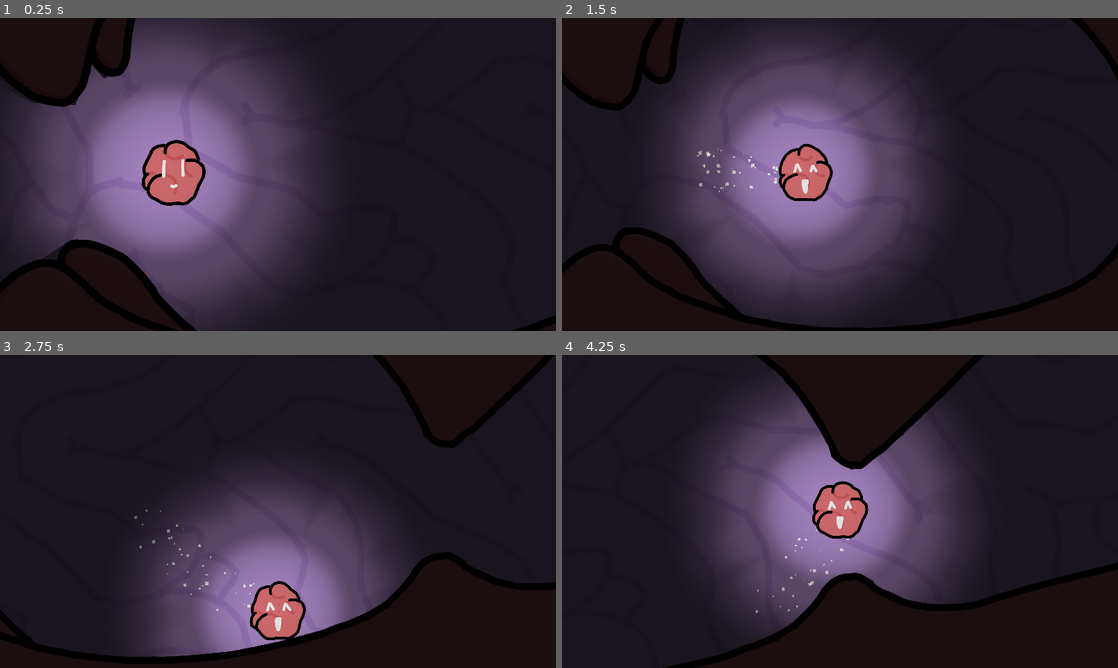
Above: before the commit, frames 1-4 (two rows, left to right).
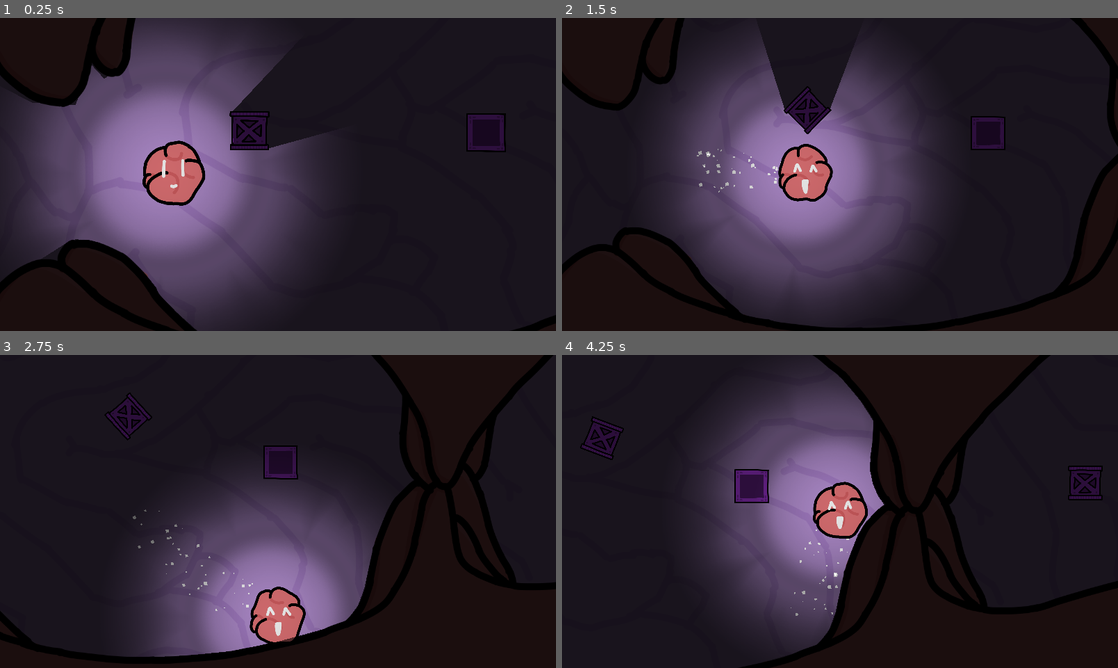
Above: after the commit, the same moments.

Repository: Rikougo/mood_agent
Game: Godot game, scene res://scenes/Levels/Occipital.tscn
Two runs of this game, one before a commit and one after it. Both use one fixed random seed, a clock stepped at 60 frames per second and the inputs below. This scene is started directly instead of the project's main scene.
Inputs:
- Up to frame 1 (0.25 s): no input
- Up to frame 2 (1.5 s): tap Enter (ui_accept) at 0.5, 0.77 s; hold Right (ui_right) 0.53-1.28 s; hold Space (ui_select) 0.53-1.28 s; hold Down (ui_down) from 1.28 s (still down); tap Space (ui_select) at 1.35 s
- Up to frame 3 (2.75 s): tap Enter (ui_accept) at 1.52 s; release Down (ui_down) at 2.03 s; hold Right (ui_right) from 2.03 s (still down); hold Space (ui_select) from 2.03 s (still down)
- Up to frame 4 (4.25 s): release Right (ui_right) at 2.78 s; release Space (ui_select) at 2.78 s; hold Up (ui_up) 2.78-3.53 s; tap Space (ui_select) at 2.85 s; tap Enter (ui_accept) at 3.02, 3.77 s; hold Left (ui_left) from 3.53 s (still down); hold Space (ui_select) from 3.53 s (still down)

The runs differ from the first frame. In frame 1, 3.4% of the frame differs, in the area x 25-91%, y 14-60%; in frame 2, 4.6%; in frame 3, 6.9%; in frame 4, 21%, in the area x 3-100%, y 0-100%.

Commit message:
Level one done

Diff:
--- /dev/null
+++ b/scenes/Components/ColorGathering/BlackHole.tscn
@@ -0,0 +1,27 @@
+[gd_scene load_steps=5 format=2]
+
+[ext_resource path="res://scripts/Components/ColorGathering/BlackHole.gd" type="Script" id=1]
+[ext_resource path="res://assets/sprites/props/slot.png" type="Texture" id=2]
+[ext_resource path="res://assets/sprites/props/trap.png" type="Texture" id=3]
+
+[sub_resource type="RectangleShape2D" id=1]
+extents = Vector2( 94.22, 92.34 )
+
+[node name="WrongHole" type="Area2D"]
+script = ExtResource( 1 )
+__meta__ = {
+"_edit_group_": true
+}
+color = 0
+
+[node name="reveal" type="Sprite" parent="."]
+scale = Vector2( 0.5, 0.5 )
+texture = ExtResource( 2 )
+
+[node name="sprite" type="Sprite" parent="."]
+visible = false
+scale = Vector2( 0.5, 0.5 )
+texture = ExtResource( 3 )
+
+[node name="CollisionShape2D" type="CollisionShape2D" parent="."]
+shape = SubResource( 1 )
--- /dev/null
+++ b/scenes/Components/ColorGathering/CBlock.tscn
@@ -0,0 +1,28 @@
+[gd_scene load_steps=5 format=2]
+
+[ext_resource path="res://scripts/Components/ColorGathering/CBlock.gd" type="Script" id=1]
+[ext_resource path="res://assets/sprites/props/crate.png" type="Texture" id=2]
+
+[sub_resource type="RectangleShape2D" id=1]
+extents = Vector2( 85.4685, 91.1723 )
+
+[sub_resource type="OccluderPolygon2D" id=2]
+polygon = PoolVector2Array( -91.0006, -76.4489, -82.6606, -76.5675, -80.6746, 68.0192, -80.6746, 75.9635, -89.4133, 75.9635, -89.4133, 91.455, 90.9871, 91.0097, 91.335, 75.7, 80.8966, 76.048, 84.2049, -66.1383, 84.5459, -73.1295, 94.2654, -73.2147, 94.2654, -91.0337, -90.637, -90.2341 )
+
+[node name="CBlock" type="RigidBody2D"]
+gravity_scale = 0.0
+script = ExtResource( 1 )
+__meta__ = {
+"_edit_group_": true
+}
+
+[node name="Sprite" type="Sprite" parent="."]
+position = Vector2( -3.8, -10.18 )
+scale = Vector2( 0.5, 0.5 )
+texture = ExtResource( 2 )
+
+[node name="CollisionShape2D" type="CollisionShape2D" parent="."]
+shape = SubResource( 1 )
+
+[node name="LightOccluder2D" type="LightOccluder2D" parent="."]
+occluder = SubResource( 2 )
--- /dev/null
+++ b/scenes/Components/ColorGathering/CHole.tscn
@@ -0,0 +1,21 @@
+[gd_scene load_steps=4 format=2]
+
+[ext_resource path="res://scripts/Components/ColorGathering/CHole.gd" type="Script" id=1]
+[ext_resource path="res://assets/sprites/props/slot.png" type="Texture" id=2]
+
+[sub_resource type="RectangleShape2D" id=1]
+extents = Vector2( 96.1965, 96.0763 )
+
+[node name="GoodHole" type="Area2D"]
+script = ExtResource( 1 )
+__meta__ = {
+"_edit_group_": true
+}
+
+[node name="Sprite" type="Sprite" parent="."]
+position = Vector2( 2.9, -1.04 )
+scale = Vector2( 0.5, 0.5 )
+texture = ExtResource( 2 )
+
+[node name="CollisionShape2D" type="CollisionShape2D" parent="."]
+shape = SubResource( 1 )
--- a/scenes/Components/Player.tscn
+++ b/scenes/Components/Player.tscn
@@ -76,20 +76,20 @@
 "name": "idle",
 "speed": 12.0
 }, {
+"frames": [ ExtResource( 30 ), ExtResource( 31 ), ExtResource( 32 ), ExtResource( 33 ), ExtResource( 34 ), ExtResource( 35 ), ExtResource( 36 ), ExtResource( 37 ), ExtResource( 38 ), ExtResource( 39 ), ExtResource( 40 ), ExtResource( 41 ), ExtResource( 42 ) ],
+"loop": true,
+"name": "swimming",
+"speed": 12.0
+}, {
 "frames": [ ExtResource( 27 ), ExtResource( 28 ), ExtResource( 29 ) ],
 "loop": true,
 "name": "starting",
 "speed": 12.0
-}, {
-"frames": [ ExtResource( 30 ), ExtResource( 31 ), ExtResource( 32 ), ExtResource( 33 ), ExtResource( 34 ), ExtResource( 35 ), ExtResource( 36 ), ExtResource( 37 ), ExtResource( 38 ), ExtResource( 39 ), ExtResource( 40 ), ExtResource( 41 ), ExtResource( 42 ) ],
-"loop": true,
-"name": "swimming",
-"speed": 12.0
 } ]
 
 [sub_resource type="CapsuleShape2D" id=4]
-radius = 155.227
-height = 44.9634
+radius = 130.491
+height = 38.8914
 
 [sub_resource type="SpriteFrames" id=5]
 animations = [ {
@@ -133,7 +133,7 @@
 position = Vector2( 0, -12.3033 )
 frames = SubResource( 2 )
 animation = "base"
-frame = 9
+frame = 10
 playing = true
 __meta__ = {
 "_edit_lock_": true
@@ -143,7 +143,7 @@
 position = Vector2( 0, -12.3033 )
 frames = SubResource( 3 )
 animation = "swimming"
-frame = 12
+frame = 10
 playing = true
 __meta__ = {
 "_edit_lock_": true
@@ -156,7 +156,6 @@
 }
 
 [node name="Top_pop_up" type="Node2D" parent="."]
-editor/display_folded = true
 visible = false
 __meta__ = {
 "_edit_lock_": true
@@ -194,7 +193,6 @@
 }
 
 [node name="Color_Menu" type="Node2D" parent="."]
-editor/display_folded = true
 visible = false
 
 [node name="C_up" type="Sprite" parent="Color_Menu"]
--- a/scenes/Levels/Occipital.tscn
+++ b/scenes/Levels/Occipital.tscn
@@ -26,6 +26,9 @@
 [ext_resource path="res://assets/sprites/zones/occipital/occipital0014.png" type="Texture" id=24]
 [ext_resource path="res://assets/sprites/zones/occipital/occipital0016.png" type="Texture" id=25]
 [ext_resource path="res://scripts/Scenes/Occipital.gd" type="Script" id=26]
+[ext_resource path="res://scenes/Components/ColorGathering/BlackHole.tscn" type="PackedScene" id=27]
+[ext_resource path="res://scenes/Components/ColorGathering/CBlock.tscn" type="PackedScene" id=28]
+[ext_resource path="res://scenes/Components/ColorGathering/CHole.tscn" type="PackedScene" id=29]
 
 [sub_resource type="SpriteFrames" id=2]
 animations = [ {
@@ -92,6 +95,9 @@
 [node name="background" type="Sprite" parent="Structures"]
 scale = Vector2( 2.5, 2.5 )
 texture = ExtResource( 17 )
+__meta__ = {
+"_edit_lock_": true
+}
 
 [node name="AnimatedSprite" type="AnimatedSprite" parent="Structures"]
 scale = Vector2( 2.5, 2.5 )
@@ -102,13 +108,18 @@
 }
 
 [node name="ExternWall" type="CollisionPolygon2D" parent="Structures"]
+visible = false
 polygon = PoolVector2Array( -4714.89, -1597.84, -4502.38, -1571.28, -4380.95, -1685.12, -4191.21, -1897.63, -3997.67, - …(1658 unchanged characters)…
 __meta__ = {
 "_edit_lock_": true
 }
 
 [node name="InternWall" type="CollisionPolygon2D" parent="Structures"]
+visible = false
 polygon = PoolVector2Array( -4823.72, 1187.96, -4666.14, 1323.81, -4562.89, 1378.15, -4448.77, 1372.72, -4378.13, 1285. …(1236 unchanged characters)…
+__meta__ = {
+"_edit_lock_": true
+}
 
 [node name="Occluders" type="Node" parent="Structures"]
 
@@ -120,30 +131,61 @@
 
 [node name="Extern" type="LightOccluder2D" parent="Structures/Occluders"]
 occluder = SubResource( 4 )
+__meta__ = {
+"_edit_lock_": true
+}
 
 [node name="GateOne" type="LightOccluder2D" parent="Structures/Occluders"]
 occluder = SubResource( 5 )
+__meta__ = {
+"_edit_lock_": true
+}
 
 [node name="GateTwo" type="LightOccluder2D" parent="Structures/Occluders"]
 occluder = SubResource( 6 )
+__meta__ = {
+"_edit_lock_": true
+}
 
 [node name="GateThree" type="LightOccluder2D" parent="Structures/Occluders"]
 occluder = SubResource( 7 )
+__meta__ = {
+"_edit_lock_": true
+}
 
 [node name="GateFour" type="LightOccluder2D" parent="Structures/Occluders"]
 occluder = SubResource( 8 )
+__meta__ = {
+"_edit_lock_": true
+}
 
 [node name="GateOne" type="CollisionPolygon2D" parent="Structures"]
+visible = false
 polygon = PoolVector2Array( -1647.76, 1151.03, -1649.81, 1192.04, -1647.76, 1247.41, -1658.01, 1296.62, -1666.22, 1382. …(338 unchanged characters)…
+__meta__ = {
+"_edit_lock_": true
+}
 
 [node name="GateTwo" type="CollisionPolygon2D" parent="Structures"]
+visible = false
 polygon = PoolVector2Array( 1267.23, -208.275, 1333.87, -201.928, 1419.55, -193.995, 1448.11, -187.648, 1468.74, -167.0 …(441 unchanged characters)…
+__meta__ = {
+"_edit_lock_": true
+}
 
 [node name="GateThree" type="CollisionPolygon2D" parent="Structures"]
+visible = false
 polygon = PoolVector2Array( -218.829, -1103.12, -240.799, -1123.8, -249.846, -1171.62, -265.354, -1262.09, -274.401, -1 …(346 unchanged characters)…
+__meta__ = {
+"_edit_lock_": true
+}
 
 [node name="GateFour" type="CollisionPolygon2D" parent="Structures"]
+visible = false
 polygon = PoolVector2Array( -4263.54, -1789.42, -4265.59, -1742.26, -4277.89, -1680.74, -4302.5, -1652.04, -4327.1, -16 …(497 unchanged characters)…
+__meta__ = {
+"_edit_lock_": true
+}
 
 [node name="ColorRect" type="ColorRect" parent="."]
 material = SubResource( 1 )
@@ -152,17 +194,87 @@
 margin_right = 8782.48
 margin_bottom = 6261.45
 __meta__ = {
+"_edit_lock_": true,
 "_edit_use_anchors_": false
 }
+
+[node name="FirstZone" type="Node2D" parent="."]
+
+[node name="GoodHole" parent="FirstZone" instance=ExtResource( 29 )]
+position = Vector2( -2348.51, 1516.58 )
+
+[node name="CBlock" parent="FirstZone" instance=ExtResource( 28 )]
+position = Vector2( -3542.7, 1507.03 )
+
+[node name="SecondZone" type="Node2D" parent="."]
+
+[node name="GoodHole2" parent="SecondZone" instance=ExtResource( 29 )]
+position = Vector2( 995.225, 503.91 )
+fill = 2
+
+[node name="WrongHole" parent="SecondZone" instance=ExtResource( 27 )]
+position = Vector2( 859.375, 1257.56 )
+
+[node name="CBlock2" parent="SecondZone" instance=ExtResource( 28 )]
+position = Vector2( 39.8726, 981.586 )
+
+[node name="CBlock3" parent="SecondZone" instance=ExtResource( 28 )]
+position = Vector2( -428.25, 1497.48 )
+
+[node name="ThirdZone" type="Node2D" parent="."]
+
+[node name="GoodHole3" parent="ThirdZone" instance=ExtResource( 29 )]
+position = Vector2( 2753.07, -1320.81 )
+
+[node name="WrongHole2" parent="ThirdZone" instance=ExtResource( 27 )]
+position = Vector2( 2275.4, -1330.37 )
+
+[node name="CBlock4" parent="ThirdZone" instance=ExtResource( 28 )]
+position = Vector2( 1358.26, -2075.54 )
+
+[node name="CBlock5" parent="ThirdZone" instance=ExtResource( 28 )]
+position = Vector2( 928.35, -1244.38 )
+
+[node name="LastZone" type="Node2D" parent="."]
+
+[node name="GoodHole4" parent="LastZone" instance=ExtResource( 29 )]
+position = Vector2( -2033.24, -1750.72 )
+waitcolor = 0
+
+[node name="GoodHole5" parent="LastZone" instance=ExtResource( 29 )]
+position = Vector2( -3045.91, -623.405 )
+
+[node name="WrongHole3" parent="LastZone" instance=ExtResource( 27 )]
+position = Vector2( -2071.46, -1120.19 )
+
+[node name="CBlock7" parent="LastZone" instance=ExtResource( 28 )]
+position = Vector2( -3017.25, -1158.4 )
+color = 0
+
+[node name="CBlock8" parent="LastZone" instance=ExtResource( 28 )]
+position = Vector2( -3007.7, -1760.27 )
+
+[node name="CBlock6" parent="LastZone" instance=ExtResource( 28 )]
+position = Vector2( -2109.67, -642.512 )
+color = 0
 
 [node name="Player" parent="." instance=ExtResource( 2 )]
 position = Vector2( -3925.06, 1728.09 )
 
 [node name="EndPoint" type="Area2D" parent="."]
+visible = false
+__meta__ = {
+"_edit_lock_": true
+}
 
 [node name="CollisionShape2D" type="CollisionShape2D" parent="EndPoint"]
 position = Vector2( -4625.44, -1191.48 )
 shape = SubResource( 9 )
+[connection signal="full" from="FirstZone/GoodHole" to="." method="_firstHole_full"]
+[connection signal="full" from="SecondZone/GoodHole2" to="." method="_secondHole_full"]
+[connection signal="full" from="ThirdZone/GoodHole3" to="." method="_thirdHole_full"]
+[connection signal="full" from="LastZone/GoodHole4" to="." method="_lastHoleOne_full"]
+[connection signal="full" from="LastZone/GoodHole5" to="." method="_lastHoleTwo_full"]
 [connection signal="enterSlowMode" from="Player" to="." method="_on_Player_enterSlowMode"]
 [connection signal="exitSlowMode" from="Player" to="." method="_on_Player_exitSlowMode"]
 [connection signal="body_entered" from="EndPoint" to="." method="_on_EndPoint_body_entered"]
--- /dev/null
+++ b/scripts/Components/ColorGathering/BlackHole.gd
@@ -0,0 +1,15 @@
+extends Area2D
+
+const Colors = preload("res://scripts/Global/Colors.gd")
+export var color = Colors.PURPLE
+
+func _ready():
+	modulate = Colors.POOL[color]
+
+func _physics_process(delta):
+	var bodies = get_overlapping_bodies()
+	for body in bodies :
+		if body.name.begins_with("CBlock"):
+			body.queue_free()
+			$sprite.visible = 1
+			modulate = Colors.POOL[body.color]
--- a/scripts/Components/ColorGathering/CBlock.gd
+++ b/scripts/Components/ColorGathering/CBlock.gd
@@ -1,12 +1,16 @@
 extends RigidBody2D
 
+const Colors = preload("res://scripts/Global/Colors.gd")
+
+export var color = Colors.PURPLE
 var velocity = Vector2()
 
 func _ready():
 	set_bounce(0.8)
+	modulate = Colors.POOL[color]
 
 func _physics_process(delta):
 	velocity = get_linear_velocity()
 
-	velocity = velocity.linear_interpolate(Vector2.ZERO, 0.05)
+	velocity = velocity.linear_interpolate(Vector2.ZERO, 0.03)
 	set_axis_velocity(velocity)
--- a/scripts/Components/ColorGathering/CHole.gd
+++ b/scripts/Components/ColorGathering/CHole.gd
@@ -1,10 +1,22 @@
 extends Area2D
 
-export var score =0
+const Colors = preload("res://scripts/Global/Colors.gd")
+
+export var waitcolor = Colors.PURPLE
+export var fill = 1
+signal full
+
+func _ready():
+	modulate = Colors.POOL[waitcolor]
 
 func _physics_process(delta):
 	var bodies = get_overlapping_bodies()
+	for body in bodies :
+		if body.name.begins_with("CBlock") and body.color == waitcolor and fill > 0:
+			_found_it(body)
 
-	for body in bodies:
-		if body is RigidBody2D:
-			body.hide()
+func _found_it(body):
+	fill -= 1
+	if fill <= 0:
+		emit_signal("full")
+		body.queue_free()
--- a/scripts/Scenes/Occipital.gd
+++ b/scripts/Scenes/Occipital.gd
@@ -17,39 +17,51 @@
 	$Structures/AnimatedSprite.set_frame(0)
 	$Structures/AnimatedSprite.stop()
 
-func _input(event):
-	if event.is_action_pressed("ui_select"):
-		openNext()
-
 func _on_Player_enterSlowMode():
 	$ColorRect.material.set_shader_param("u_colorFactor", 0.1)
 
 func _on_Player_exitSlowMode():
 	$ColorRect.material.set_shader_param("u_colorFactor", 1.0)
 
-func openNext():
+func _on_EndPoint_body_entered(body):
+	if body == $Player:
+		game.on_level_completed(Levels.OCCIPITAL)
+
+func _firstHole_full():
 	if lastOpened == 0:
 		$Structures/AnimatedSprite.play("firstZone")
 		$Structures/GateOne.queue_free()
 		$Structures/Occluders/GateOne.queue_free()
 		lastOpened = 1
-	elif lastOpened == 1:
+
+func _secondHole_full():
+	if lastOpened == 1:
 		$Structures/AnimatedSprite.play("secondZone")
 		$Structures/GateTwo.queue_free()
 		$Structures/Occluders/GateTwo.queue_free()
 		lastOpened = 2
-	elif lastOpened == 2:
+
+func _thirdHole_full():
+	if lastOpened == 2:
 		$Structures/AnimatedSprite.play("thirdZone")
 		$Structures/GateThree.queue_free()
 		$Structures/Occluders/GateThree.queue_free()
 		lastOpened = 3
-	elif lastOpened == 3:
-		$Structures/AnimatedSprite.play("lastZone")
-		$Structures/GateFour.queue_free()
-		$Structures/Occluders/GateFour.queue_free()
-		lastOpened = 4
 
+var lastHole_one = false
+var lastHole_two = false
 
-func _on_EndPoint_body_entered(body):
-	if body == $Player:
-		game.on_level_completed(Levels.OCCIPITAL)
+func _lastHoleOne_full():
+	print(lastHole_two)
+	lastHole_one = true
+	if lastHole_two: _lastHole_full()
+
+func _lastHoleTwo_full():
+	print(lastHole_one)
+	lastHole_two = true
+	if lastHole_one: _lastHole_full()
+
+func _lastHole_full():
+	$Structures/AnimatedSprite.play("lastZone")
+	$Structures/GateFour.queue_free()
+	$Structures/Occluders/GateFour.queue_free()
Binary file added: assets/sprites/props/crate.png
Binary file added: assets/sprites/props/slot.png
Binary file added: assets/sprites/props/trap.png
Not shown: 1 places in scenes/Levels/Occipital.tscn that only renumber resources
